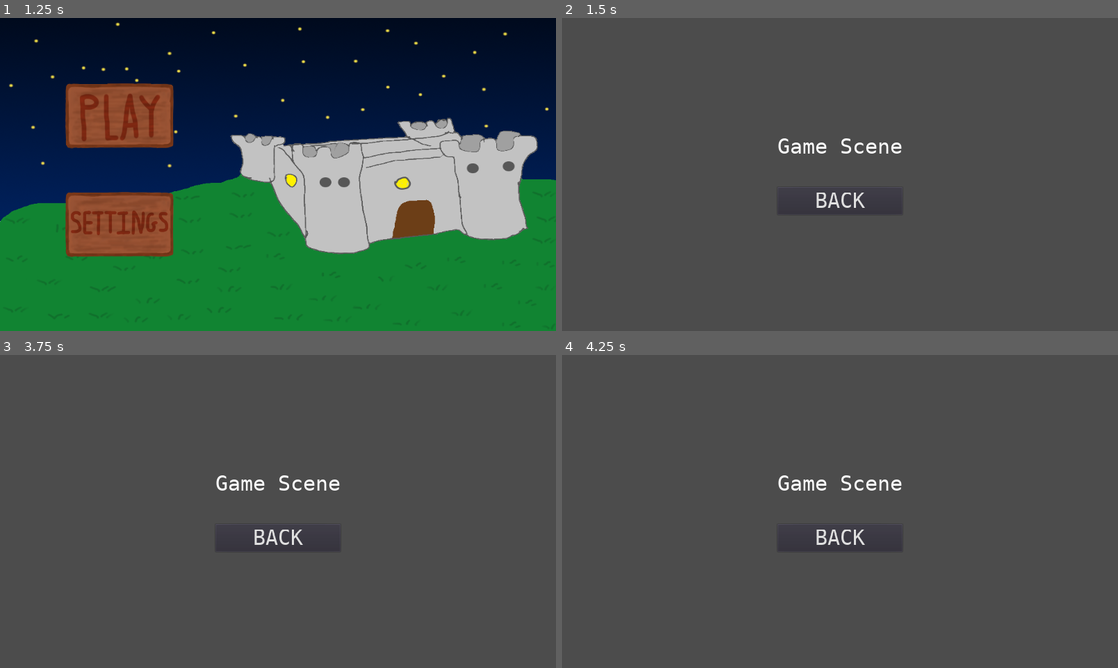
Above: before the commit, frames 1-4 (two rows, left to right).
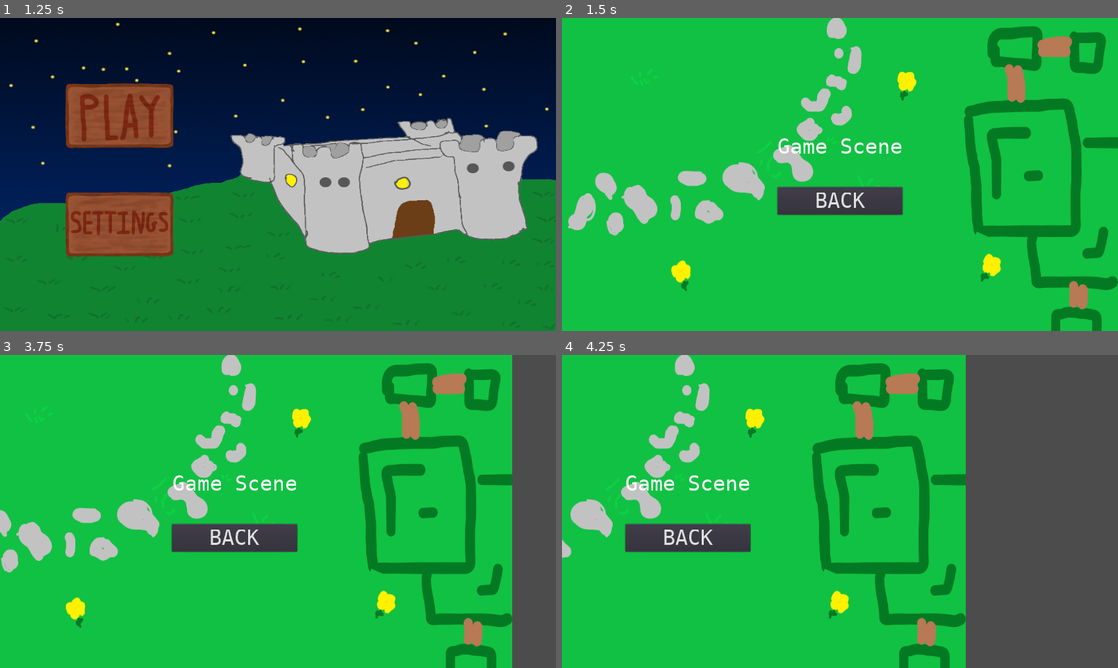
Above: after the commit, the same moments.

Repository: An0n3m0us/RSS-Godot
Game: Godot game, scene res://src/game/IntroScreen.tscn
Two runs of this game, one before a commit and one after it. Both use one fixed random seed, a clock stepped at 60 frames per second and the inputs below.
Inputs (mouse positions are in pixels of both pictures, inside the frame that each line leads up to):
- Up to frame 1 (1.25 s): click (116, 115) at 0.5 s
- Up to frame 2 (1.5 s): click (678, 115) at 1.25 s
- Up to frame 3 (3.75 s): click "BACK" at 2 s; click (116, 452) at 2.75 s; tap Enter at 3.5 s; move the mouse to (400, 495) at 3.52 s; hold Right from 3.53 s (still down); click (400, 495) at 3.67 s
- Up to frame 4 (4.25 s): keep holding Right

Frame 1 is identical in both runs. In frame 2, 98% of the frame differs, in the area x 0-100%, y 0-100%; in frame 3, 90%; in frame 4, 71%.

Commit message:
Add camera panning

Diff:
--- a/src/game/GameScene.tscn
+++ b/src/game/GameScene.tscn
@@ -1,12 +1,23 @@
-[gd_scene load_steps=3 format=2]
+[gd_scene load_steps=5 format=2]
 
 [ext_resource path="res://src/fonts/default_font.tres" type="DynamicFont" id=1]
 [ext_resource path="res://src/scripts/ReturnMainMenu.gd" type="Script" id=2]
+[ext_resource path="res://assets/images/background placeholder.png" type="Texture" id=3]
+[ext_resource path="res://src/scripts/GameCamera.gd" type="Script" id=4]
 
 [node name="GameScene" type="Control"]
 anchor_right = 1.0
 anchor_bottom = 1.0
 script = ExtResource( 2 )
+__meta__ = {
+"_edit_use_anchors_": false
+}
+
+[node name="Background" type="TextureRect" parent="."]
+anchor_right = 1.0
+anchor_bottom = 1.0
+texture = ExtResource( 3 )
+expand = true
 __meta__ = {
 "_edit_use_anchors_": false
 }
@@ -41,4 +52,9 @@
 __meta__ = {
 "_edit_use_anchors_": false
 }
+
+[node name="Camera2D" type="Camera2D" parent="."]
+position = Vector2( 640, 360 )
+current = true
+script = ExtResource( 4 )
 [connection signal="pressed" from="CenterContainer/VBoxContainer/Button" to="." method="_on_Button_pressed"]
--- /dev/null
+++ b/src/scripts/GameCamera.gd
@@ -0,0 +1,15 @@
+extends Camera2D
+
+const MOVE_SPEED = 500
+
+func _process(delta):
+
+	# Movement
+	if Input.is_key_pressed(KEY_UP) or Input.is_key_pressed(KEY_W):
+		global_position += Vector2.UP * delta * MOVE_SPEED
+	if Input.is_key_pressed(KEY_LEFT) or Input.is_key_pressed(KEY_A):
+		global_position += Vector2.LEFT * delta * MOVE_SPEED
+	if Input.is_key_pressed(KEY_DOWN) or Input.is_key_pressed(KEY_S):
+		global_position += Vector2.DOWN * delta * MOVE_SPEED
+	if Input.is_key_pressed(KEY_RIGHT) or Input.is_key_pressed(KEY_D):
+		global_position += Vector2.RIGHT * delta * MOVE_SPEED
